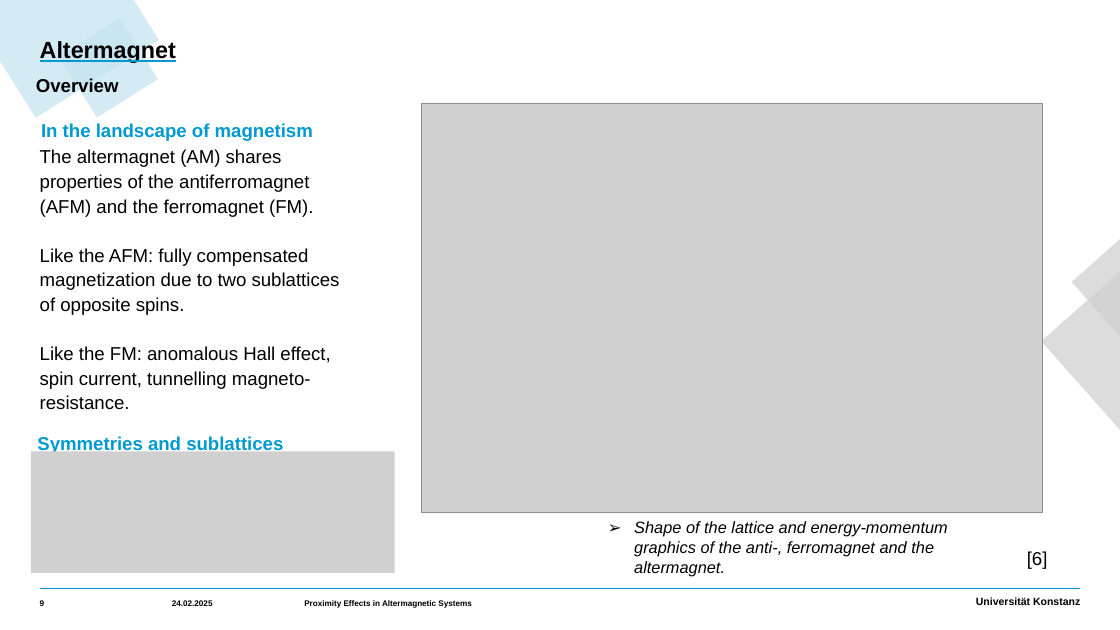
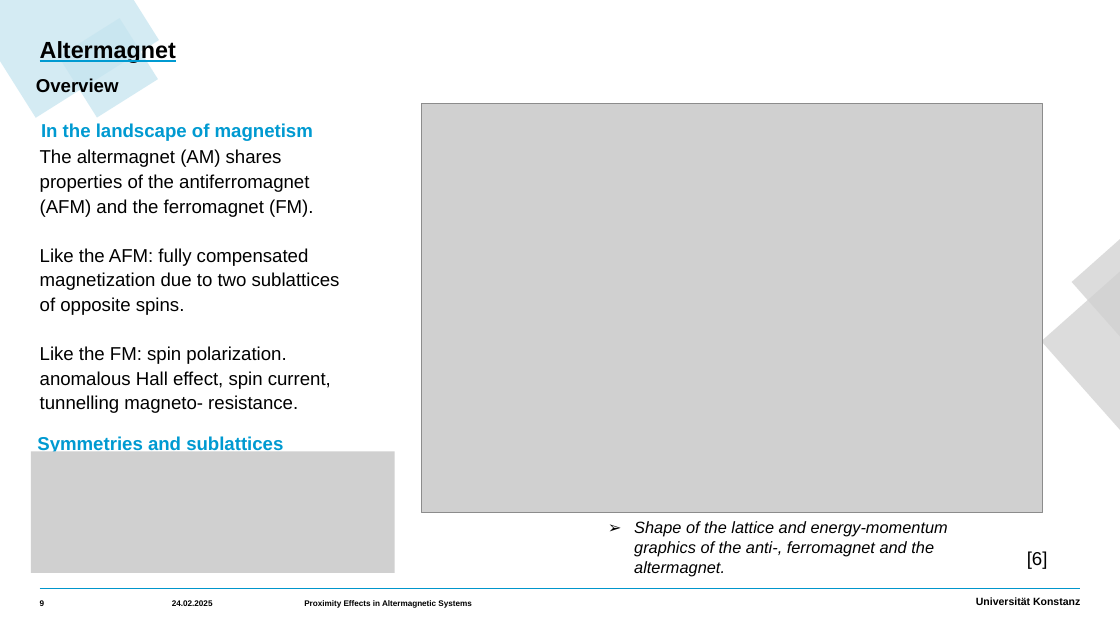
Before and after one commit to Tamwyn001/BachelorThesis, a slide deck: slide 9 of ProximityEffects.pptx. Drawn at 1120x630 pixels with LibreOffice and Linux fonts; fonts in the diff are those of the drawing; grey boxes stand for pictures. Boxes give left, top, right and bottom in pixels: in the first picture for what was removed or moved away, otherwise in the second. Text is boxed around its words. In the diff, an @@ line names an element or a change of style, - is before the commit and + after.

```diff
--- a/ProximityEffects.pptx
+++ b/ProximityEffects.pptx
@@ text at bbox=[40, 346, 331, 413]: text changed @@
-Like the FM: anomalous Hall effect, spin current, tunnelling magneto- resistance.
+Like the FM: spin polarization. anomalous Hall effect, spin current, tunnelling magneto- resistance.
```
Also in this commit, not shown: 1 other slide changed, 1 slide added.
